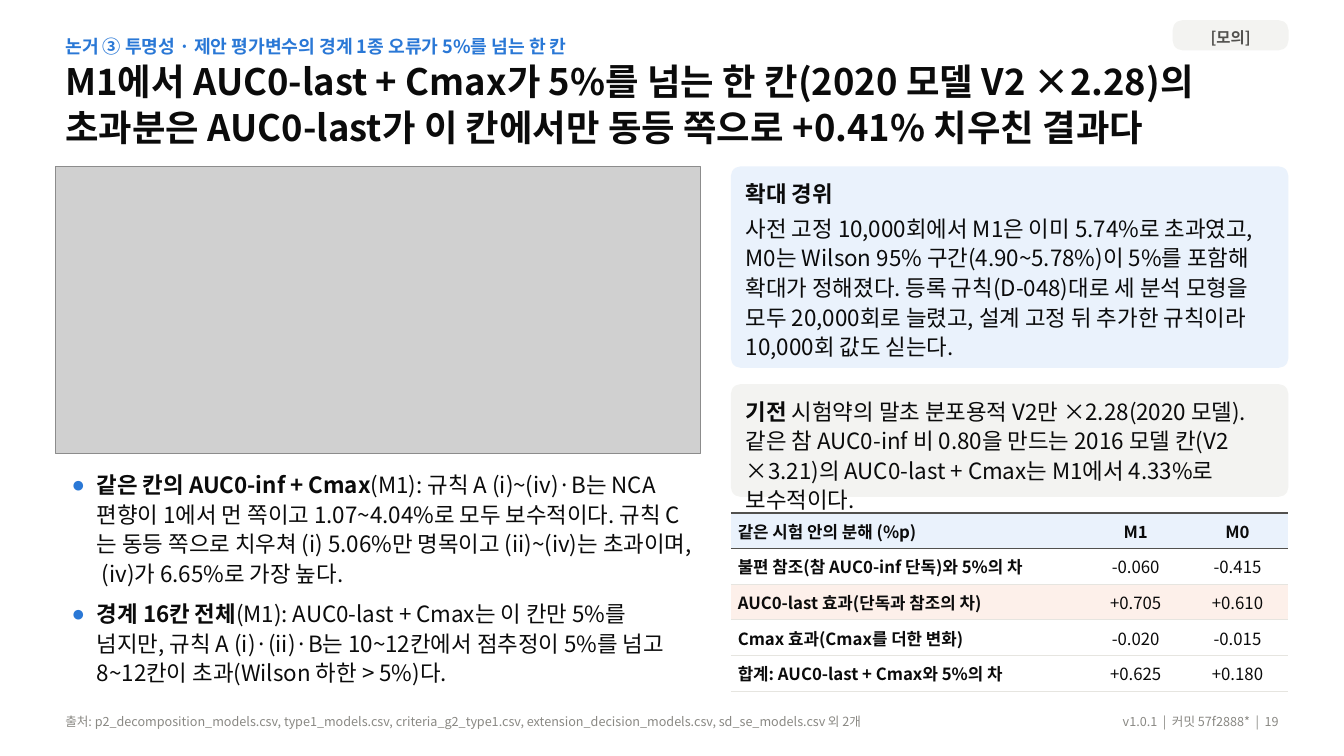
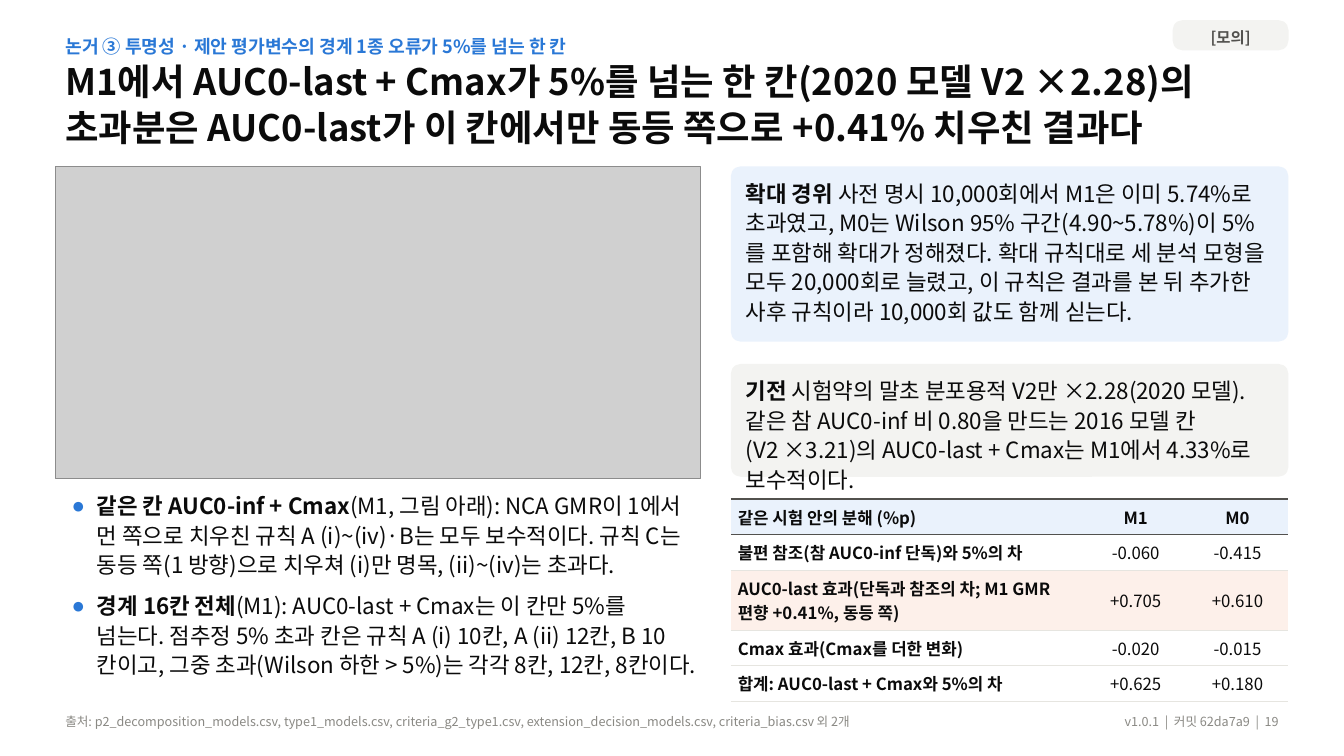
Before and after one commit to DHKQSP/dupilumab-sim, a slide deck: slide 19 of reports/deck/dupilumab_endpoint_results_v1.0.1.pptx. Drawn at 1344x756 pixels with LibreOffice and Linux fonts; fonts in the diff are those of the drawing; grey boxes stand for pictures. Boxes give left, top, right and bottom in pixels: in the first picture for what was removed or moved away, otherwise in the second. Text is boxed around its words. In the diff, an @@ line names an element or a change of style, - is before the commit and + after.

```diff
--- a/reports/deck/dupilumab_endpoint_results_v1.0.1.pptx
+++ b/reports/deck/dupilumab_endpoint_results_v1.0.1.pptx
@@ picture: place and size @@
-picture at [55,166,701,454]
+picture at [55,166,701,479]
@@ rounded rectangle "확대 경위 사전 명시 10,000회에서 ...": place and size @@
-rounded rectangle "확대 경위 사전 명시 10,000회에서 ..." at [731,166,1289,368]
+rounded rectangle "확대 경위 사전 명시 10,000회에서 ..." at [731,166,1289,342]
@@ rounded rectangle "확대 경위 사전 명시 10,000회에서 ..." at [731,166,1289,342]: proportions changed @@
@@ text in rounded rectangle at [746,183,1265,324]: text changed @@
-확대 경위
-사전 고정 10,000회에서 M1은 이미 5.74%로 초과였고, M0는 Wilson 95% 구간(4.90~5.78%)이 5%를 포함해 확대가 정해졌다. 등록 규칙(D-048)대로 세 분석 모형을 모두 20,000회로 늘렸고, 설계 고정 뒤 추가한 규칙이라 10,000회 값도 싣는다.
+확대 경위 사전 명시 10,000회에서 M1은 이미 5.74%로 초과였고, M0는 Wilson 95% 구간(4.90~5.78%)이 5%를 포함해 확대가 정해졌다. 확대 규칙대로 세 분석 모형을 모두 20,000회로 늘렸고, 이 규칙은 결과를 본 뒤 추가한 사후 규칙이라 10,000회 값도 함께 싣는다.
@@ rounded rectangle "기전 시험약의 말초 분포용적 V2만 ...": place and size @@
-rounded rectangle "기전 시험약의 말초 분포용적 V2만 ..." at [731,384,1289,497]
+rounded rectangle "기전 시험약의 말초 분포용적 V2만 ..." at [731,364,1289,477]
@@ text at [97,495,696,678]: text changed @@
-● 같은 칸의 AUC0‑inf + Cmax(M1): 규칙 A (i)~(iv)·B는 NCA 편향이 1에서 먼 쪽이고 1.07~4.04%로 모두 보수적이다. 규칙 C는 동등 쪽으로 치우쳐 (i) 5.06%만 명목이고 (ii)~(iv)는 초과이며, (iv)가 6.65%로 가장 높다.
-● 경계 16칸 전체(M1): AUC0‑last + Cmax는 이 칸만 5%를 넘지만, 규칙 A (i)·(ii)·B는 10~12칸에서 점추정이 5%를 넘고 8~12칸이 초과(Wilson 하한 > 5%)다.
+● 같은 칸 AUC0‑inf + Cmax(M1, 그림 아래): NCA GMR이 1에서 먼 쪽으로 치우친 규칙 A (i)~(iv)·B는 모두 보수적이다. 규칙 C는 동등 쪽(1 방향)으로 치우쳐 (i)만 명목, (ii)~(iv)는 초과다.
+● 경계 16칸 전체(M1): AUC0‑last + Cmax는 이 칸만 5%를 넘는다. 점추정 5% 초과 칸은 규칙 A (i) 10칸, A (ii) 12칸, B 10칸이고, 그중 초과(Wilson 하한 > 5%)는 각각 8칸, 12칸, 8칸이다.
@@ table at [731,499,1289,696] @@
-row 3, column 1: AUC0‑last 효과(단독과 참조의 차)
+row 3, column 1: AUC0‑last 효과(단독과 참조의 차; M1 GMR 편향 +0.41%, 동등 쪽)
@@ table: place and size @@
-table at [731,513,1289,686]
+table at [731,499,1289,696]
@@ text at [65,715,850,729]: text changed @@
-출처: p2_decomposition_models.csv, type1_models.csv, criteria_g2_type1.csv, extension_decision_models.csv, sd_se_models.csv 외 2개
+출처: p2_decomposition_models.csv, type1_models.csv, criteria_g2_type1.csv, extension_decision_models.csv, criteria_bias.csv 외 2개
@@ text at [1125,715,1279,727]: text changed @@
-v1.0.1 | 커밋 57f2888* | 19
+v1.0.1 | 커밋 62da7a9 | 19
```
Also in this commit, not shown: 31 other slides changed, 6 other files.
